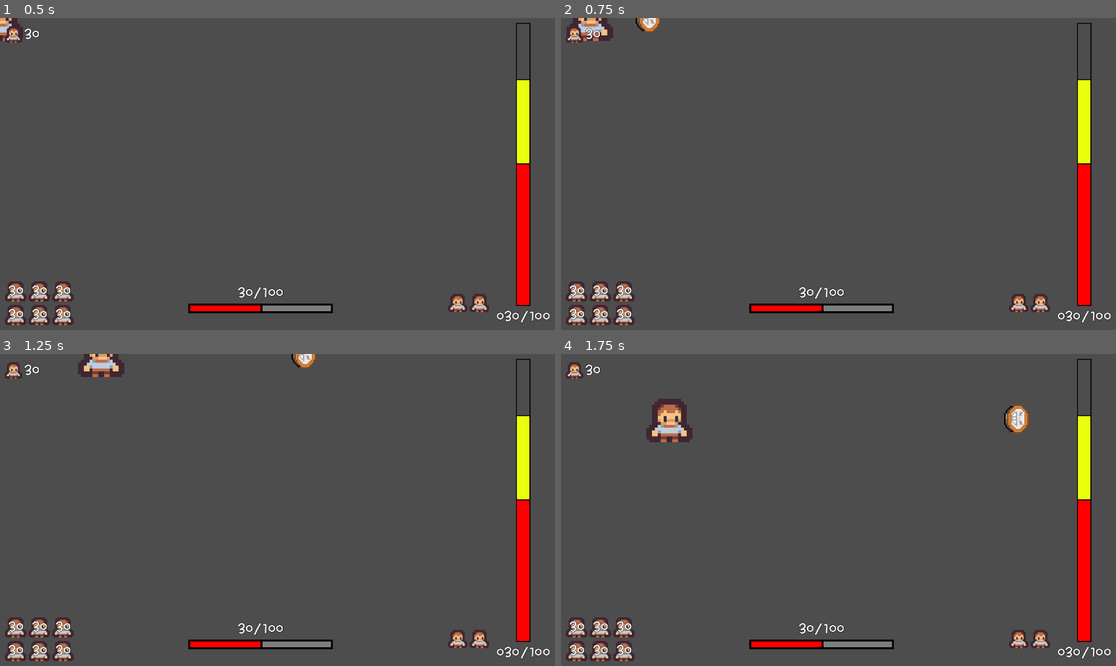
Above: before the commit, frames 1-4 (two rows, left to right).
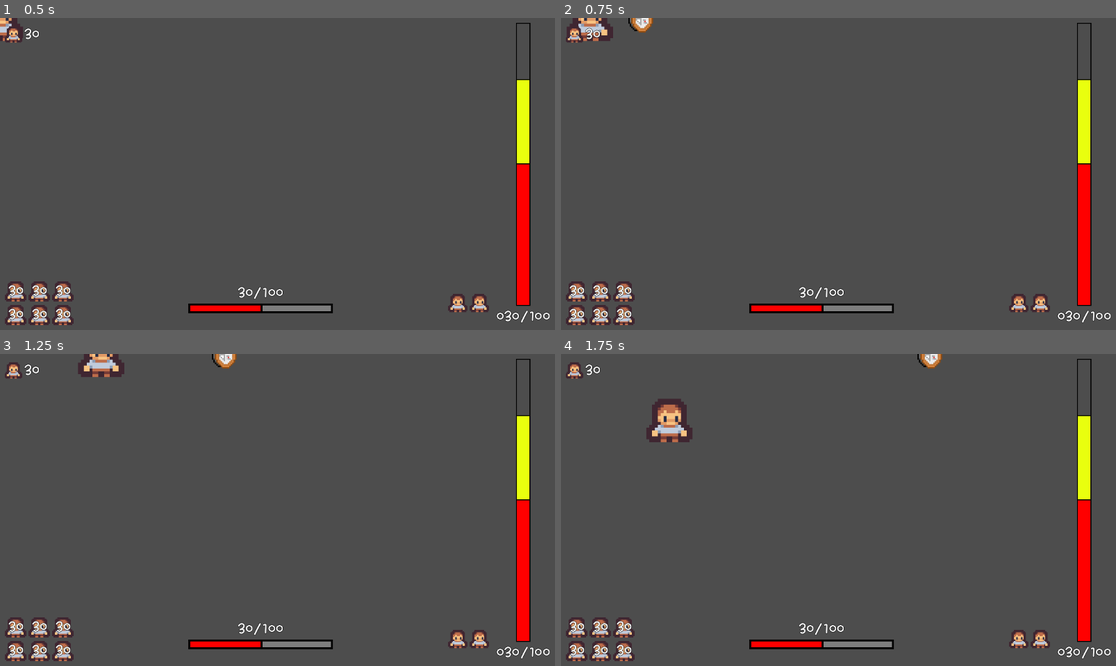
Above: after the commit, the same moments.

Repository: PhWoich/ggj-2024-manicomio
Game: Godot game, scene res://Cenas/Principal/cena_principal.tscn
Two runs of this game, one before a commit and one after it. Both use one fixed random seed, a clock stepped at 60 frames per second and the inputs below.
Inputs (mouse positions are in pixels of both pictures, inside the frame that each line leads up to):
- Up to frame 1 (0.5 s): no input
- Up to frame 2 (0.75 s): tap Enter at 0.5 s; move the mouse to (960, 158) at 0.52 s; hold D (Jogador_direita) from 0.53 s (still down); right-click (960, 158) at 0.6 s
- Up to frame 3 (1.25 s): keep holding D (Jogador_direita)
- Up to frame 4 (1.75 s): move the mouse to (727, 525) at 1.27 s; release D (Jogador_direita) at 1.28 s; hold S (Jogador_baixo) from 1.28 s (still down); right-click (727, 525) at 1.35 s

Frame 1 is identical in both runs. In frame 2, 0.2% of the frame differs, in the area x 12-18%, y 0-5%; in frame 3, 0.3%; in frame 4, 0.5%, in the area x 64-85%, y 0-26%.

Commit message:
Correção para ataque existir fora do player por sinais

Diff:
--- a/Cenas/Principal/cena_principal.gd
+++ b/Cenas/Principal/cena_principal.gd
@@ -7,11 +7,14 @@
 var energia_atual_disponivel:float = 0.0
 
 @onready var jogador = preload("res://Player/jogador.tscn")
+#Torta na cara que sai do jogador
+@onready var torta_na_cara_jogador = preload("res://Player/Tota na Cara/torta_na_cara.tscn")
 
 # Called when the node enters the scene tree for the first time.
 func _ready():
 	var instancia_jogador = jogador.instantiate()
 	instancia_jogador.inicializar_jogador(self)
+	instancia_jogador.atirar_torta.connect(gerar_ataque_dist_jogador)
 	add_child(instancia_jogador)
 	$AudioStreamPlayer.play()
 
@@ -26,3 +29,8 @@
 	energia_atual_gerada = energia_atual_gerada+instancia_gerador.energia_gerada
 	add_child(instancia_gerador)
 	print(energia_atual_gerada)
+
+func gerar_ataque_dist_jogador(posicao, movimento, rotacao):
+	var instancia_torta = torta_na_cara_jogador.instantiate()
+	instancia_torta.inicializar(posicao,movimento, rotacao)
+	add_child(instancia_torta)
--- a/GUI/gui.gd
+++ b/GUI/gui.gd
@@ -164,6 +164,6 @@
 
 
 # Called every frame. 'delta' is the elapsed time since the previous frame.
-func _physics_process(delta):
+func _physics_process(_delta):
 	power1CD.value = p1MaxTime - power1Timer.time_left
 	power2CD.value = p2MaxTime - power2Timer.time_left
--- a/Player/Tota na Cara/torta_na_cara.gd
+++ b/Player/Tota na Cara/torta_na_cara.gd
@@ -2,13 +2,14 @@
 
 @export var velocidade_torta:float = 600
 
-func inicializar(direcao_movimento, rotacao):
+func inicializar(posicao_inicial:Vector2,direcao_movimento, rotacao):
+	position = posicao_inicial
 	rotation = rotacao
 	velocity = direcao_movimento * velocidade_torta
 
 
 # Called every frame. 'delta' is the elapsed time since the previous frame.
-func _process(delta):
+func _process(_delta):
 	move_and_slide()
 
 
--- a/Player/jogador.gd
+++ b/Player/jogador.gd
@@ -1,5 +1,7 @@
 extends CharacterBody2D
 class_name Jogador
+
+signal atirar_torta(posicao_inicial,movimento,rotacao)
 
 #1. Controles dos movimentos
 @export var velocidade:float = 300.0
@@ -11,13 +13,12 @@
 @onready var inicio_ataque_direita = $Inicio_ataque_direita
 @onready var inicio_ataque_baixo = $Inicio_ataque_baixo
 @onready var inicio_ataque_esquerda = $Inicio_ataque_esquerda
-var ultima_direcao_olhada
+var ultima_direcao_olhada:Node2D
 var girar_animacao_ataque:bool
 var pode_atacar:bool = true
 var ataque_dist_rotacao = 0.0
 #  2.1 Carregar espada penas
 @onready var espada_pena = preload("res://Player/Espada Pena/espada_pena.tscn")
-@onready var torta_na_cara = preload("res://Player/Tota na Cara/torta_na_cara.tscn")
 
 #3. Controles de Geradores
 var cena_jogo
@@ -45,25 +46,25 @@
 		ultimo_movimento = movimento
 		ultima_direcao_olhada = inicio_ataque_direita
 		girar_animacao_ataque=false
-		ataque_dist_rotacao = 0.0-inicio_ataque_direita.rotation
+		ataque_dist_rotacao = 0.0
 	elif input_jogador.x < 0:
 		movimento = Vector2(-1.0, 0.0)
 		ultimo_movimento = movimento
 		ultima_direcao_olhada = inicio_ataque_esquerda
 		girar_animacao_ataque=true
-		ataque_dist_rotacao = 3.14159-inicio_ataque_esquerda.rotation
+		ataque_dist_rotacao = 3.14159
 	elif input_jogador.y < 0:
 		movimento = Vector2(0.0, -1.0)
 		ultimo_movimento = movimento
 		ultima_direcao_olhada = inicio_ataque_cima
 		girar_animacao_ataque = true
-		ataque_dist_rotacao = 4.71239-inicio_ataque_cima.rotation
+		ataque_dist_rotacao = 4.71239
 	elif input_jogador.y > 0:
 		movimento = Vector2(0.0, 1.0)
 		ultimo_movimento = movimento
 		ultima_direcao_olhada = inicio_ataque_baixo
 		girar_animacao_ataque = false
-		ataque_dist_rotacao = 1.5708-inicio_ataque_baixo.rotation
+		ataque_dist_rotacao = 1.5708
 
 	velocity = movimento * velocidade
 
@@ -90,12 +91,9 @@
 	ultima_direcao_olhada.add_child(instancia_espada_pena)
 
 func ataque_a_distancia():
-	var instancia_torta = torta_na_cara.instantiate()
-	instancia_torta.inicializar(ultimo_movimento, ataque_dist_rotacao)
+	emit_signal("atirar_torta", (position + ultima_direcao_olhada.position), ultimo_movimento, ataque_dist_rotacao)
 	pode_atacar = false
 	$Timer_ataque_distancia.start()
-
-	ultima_direcao_olhada.add_child(instancia_torta)
 
 func jogador_pode_atacar():
 	pode_atacar = true
